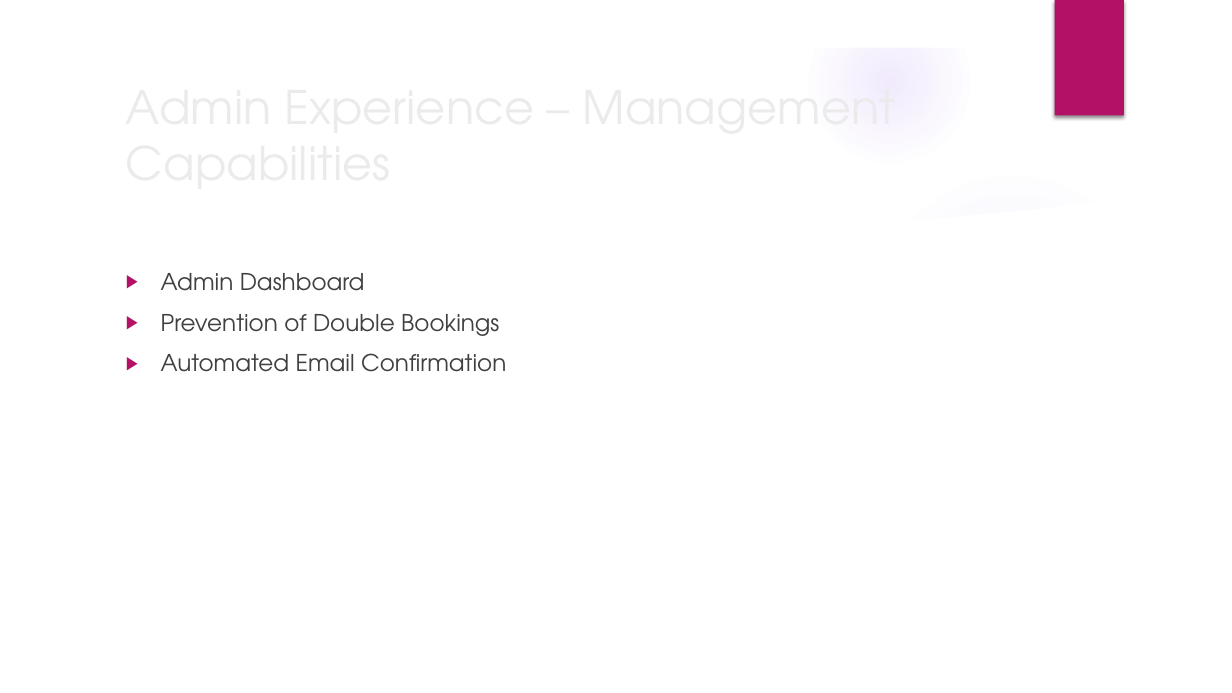
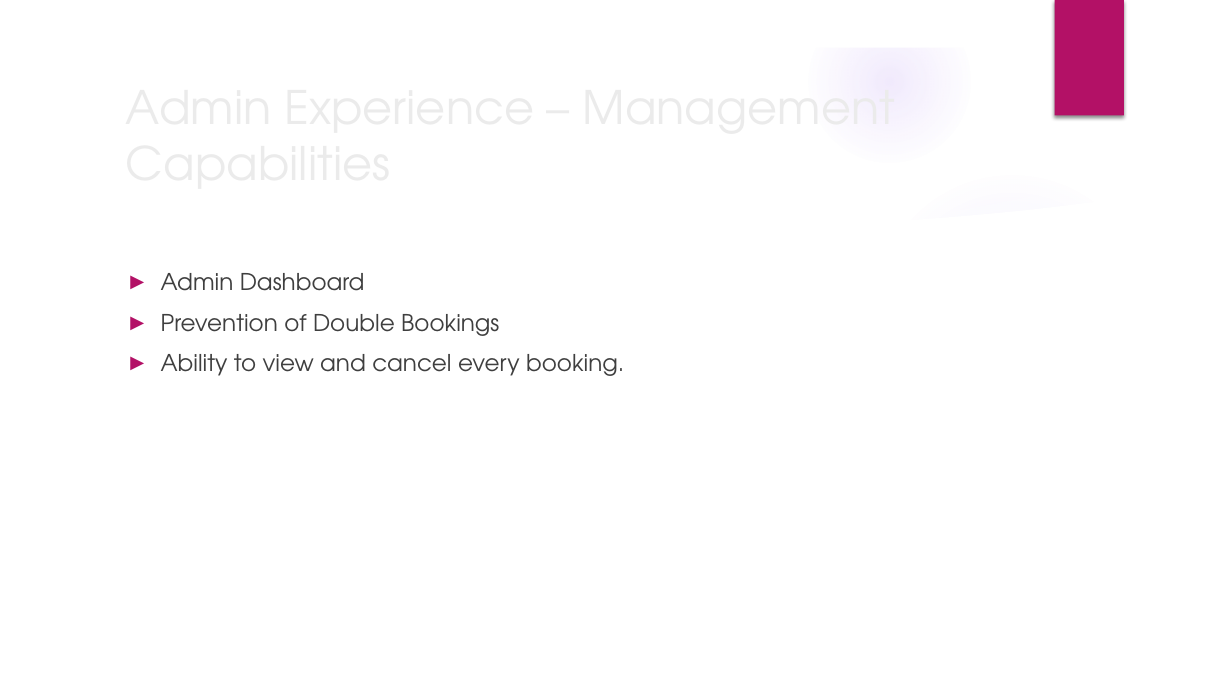
Before and after one commit to SamHdevstuff/COSC213---Final-Project, a slide deck: slide 8 of presentationMaterial/Presentation.pptx. Drawn at 1232x693 pixels with LibreOffice and Linux fonts; fonts in the diff are those of the drawing; background and template pictures are left out. Boxes give left, top, right and bottom in pixels: in the first picture for what was removed or moved away, otherwise in the second. Text is boxed around its words. In the diff, an @@ line names an element or a change of style, - is before the commit and + after.

```diff
--- a/presentationMaterial/Presentation.pptx
+++ b/presentationMaterial/Presentation.pptx
@@ text at [161, 354, 624, 376]: text changed; text colour #404040 to #3F3F3F @@
-▶ Automated Email Confirmation
+► Ability to view and cancel every booking.
```
Also in this commit, not shown: 9 other slides changed.
